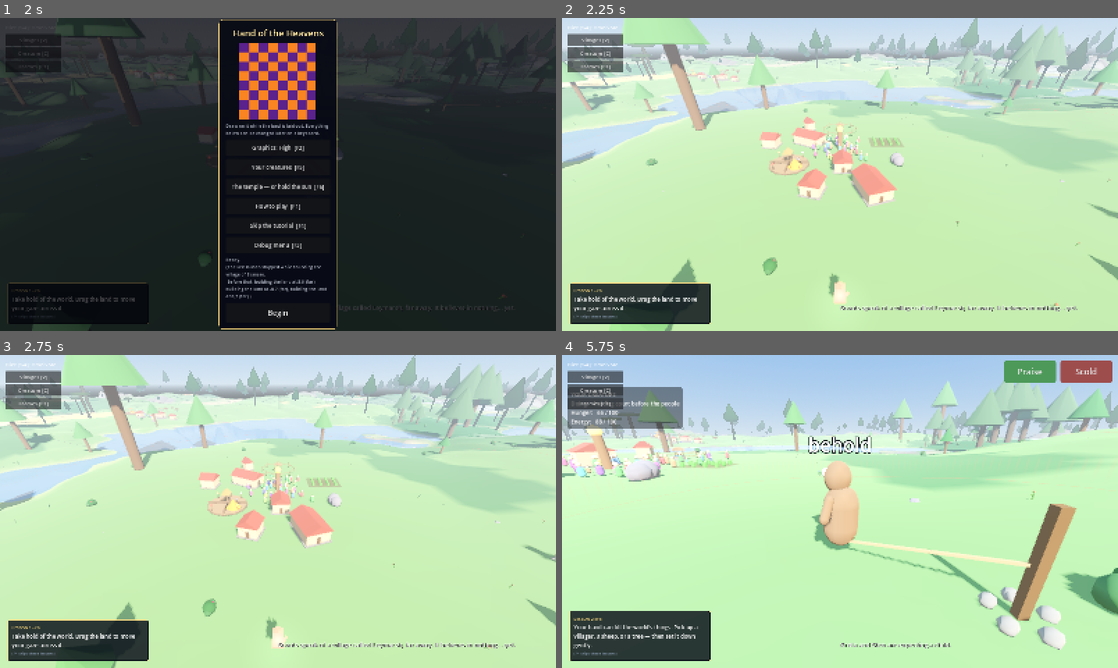
Above: before the commit, frames 1-4 (two rows, left to right).
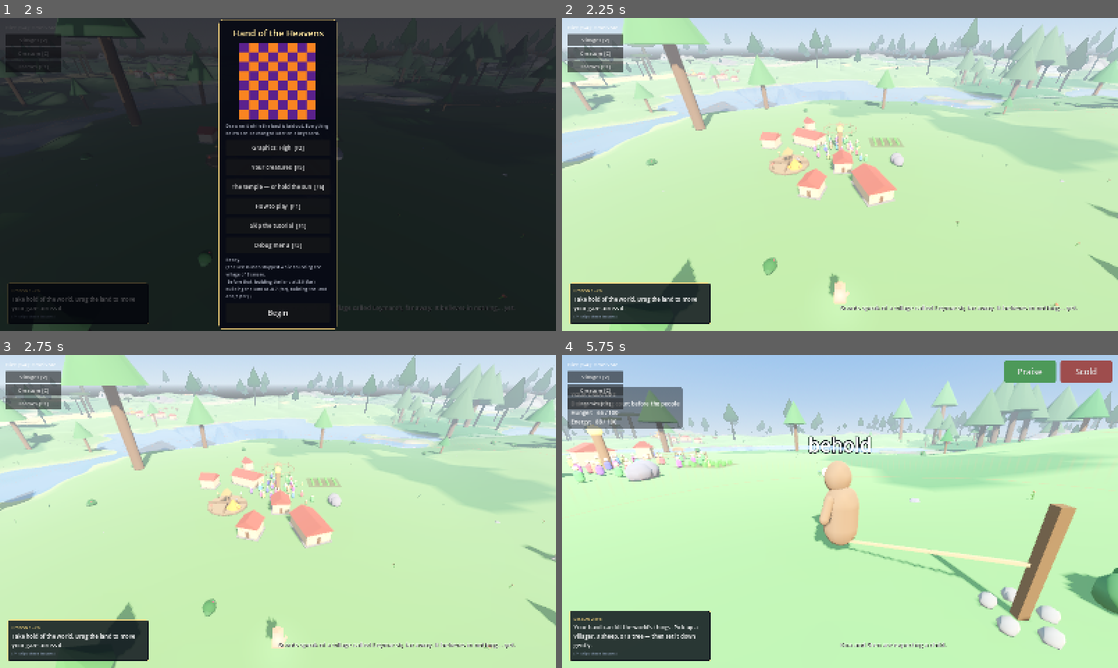
Above: after the commit, the same moments.

Repository: tjloman/tjloman
Game: Godot game, scene res://scenes/main.tscn
Same seed, same stepped clock (60 frames per second), same inputs: the game is played once before the commit and once after it.
Inputs (mouse positions are in pixels of both pictures, inside the frame that each line leads up to):
- Up to frame 1 (2 s): click (239, 183) at 0.52 s; type "Alex" at 0.6 s; click "Begin" at 1.25 s
- Up to frame 2 (2.25 s): click "Begin" at 2 s
- Up to frame 3 (2.75 s): no input
- Up to frame 4 (5.75 s): tap Enter at 2.75 s; move the mouse to (962, 495) at 2.77 s; hold Right 2.78-3.5 s; hold S (cam_back) 2.78-3.5 s; click (962, 495) at 2.92 s; drag from (728, 527) to (812, 574) at 3.52 s; click "Creature [C]" at 4.25 s; move the mouse to (895, 442) at 5.02 s; hold Right from 5.03 s (still down); hold A (cam_left) from 5.03 s (still down)

Frame 1 is identical in both runs. In frame 2, 0.2% of the frame differs, in the area x 26-55%, y 18-46%; in frame 3, 0.3%; in frame 4, 0.8%, in the area x 0-70%, y 25-94%.

Commit message:
Villagers walk without the physics engine
The biggest bill in a town was the villagers, 35-90 ms a frame across
about 1,100 calls, and every one of those calls asked the solver to
slide a capsule across the heightmap with move_and_slide, standing
still included. Villagers collide with nothing but the ground: they
pass through each other and through buildings, and steer round trees
and water themselves.

Walking and standing now live in VillagerFeet. A step is the step:
across, and onto the ground as the chunk drew it (a lookup in the
chunk's own height grid, not a land read). Ground rising faster than
1.5 a metre is refused, which keeps the wall the solver used to be
(a fireball crater's wall is 1.05, so nobody is trapped in one). A
standing villager is set on the ground again only when moved or every
1.5 s. velocity is still written for the pose to read.

The fall is the only move_and_slide left in a villager: thrown or
dropped, they are still a physics body until they land, and the
collision capsule the hand picks them up by is unchanged.

villager.gd keeps one-line _move_toward and _apply_gravity_only, so no
caller changes; moving the walking out leaves it 2,347 lines.
tools/feet.py checks all of the above (break-tested); drowning.py and
land_reads.py follow the walking into VillagerFeet.

Co-Authored-By: Claude Opus 5.5 <noreply@anthropic.com>
Claude-Session: https://claude.ai/code/session_01NqBKfyc5c6bViy6kUi2S7P

Diff:
--- a/scripts/villager/villager.gd
+++ b/scripts/villager/villager.gd
@@ -221,6 +221,11 @@
 var _build_site: House = null
 var _mount: Animal = null
 var _flee_from := Vector3.ZERO
+## Where they were last set on the ground, and when to look again. Driven by
+## VillagerFeet.
+var _placed_xz := Vector2.INF
+@warning_ignore("unused_private_class_variable")
+var _reseat_in := 0.0
 var _steady_until := -INF
 ## The water's surface where they stand if it is deep enough to drown in, or
 ## -INF; and when to ask again. Staggered so a town does not ask all at once.
@@ -938,20 +943,11 @@
 func _stick_to_ground() -> void:
 	if state == State.FALLING or state == State.HELD:
 		return
-	var world := _world()
-	if world == null:
-		return
-	# STANDING ON REAL GROUND needs no rescue. The collision is the drawn land,
-	# so a body the solver has on the floor is exactly where it should be; the
-	# read is only for the ones with nothing under them — far out, where the
-	# collision has not streamed in. It was a land read a villager a tick.
-	if is_on_floor():
-		return
-	var h := world.height_at(global_position.x, global_position.z)
-	if global_position.y < h - 0.3:  # tolerance clears resting offsets/mesh dips
-		global_position.y = h
-		if velocity.y < 0.0:
-			velocity.y = 0.0
+	# THEY PUT THEMSELVES ON THE GROUND NOW (see `_step_by`), so this only
+	# catches a villager something else moved — a mount, a wade, a door — and
+	# costs nothing for one that is where it was left.
+	if Vector2(global_position.x, global_position.z) != _placed_xz:
+		VillagerFeet.settle(self)
 
 
 ## True while the villager is en route somewhere (as opposed to working,
@@ -1009,7 +1005,7 @@
 		_ground_check_time = 3.0
 		var world := get_tree().get_first_node_in_group("world_gen") as WorldGen
 		if world != null:
-			var h := world.height_at(global_position.x, global_position.z)
+			var h := world.drawn_height_at(global_position.x, global_position.z)
 			if global_position.y < h - 1.0:
 				global_position.y = h + 0.4
 				velocity = Vector3.ZERO
@@ -1976,49 +1972,11 @@
 ## Movement ------------------------------------------------------------------
 
 ## WALK THERE. `placed` is the caller saying "this is somewhere the town put",
-## which is the only claim that earns the shortcut past the water guard.
+## which is the only claim that earns the shortcut past the water guard. The
+## walking itself is VillagerFeet's.
 func _move_toward(target: Vector3, speed: float, delta: float,
 		arrive := ARRIVE_DIST, placed := false) -> bool:
-	var to_target := target - global_position
-	to_target.y = 0
-	if to_target.length() < arrive:
-		_apply_gravity_only(delta)
-		return true
-	var dir := to_target.normalized()
-	# Steer around trees and rocks (but not the one we're walking to).
-	dir = NavField.steer(global_position, dir, 0.4, target)
-	# Villagers cannot swim: route ALONG the shore around open water rather than
-	# stepping in — probing as far as THIS step will carry them, since velocity
-	# is scaled by `_sim_scale` and a body on a coarse clock can stride clean
-	# over a fixed 1.7m probe.
-	#
-	# NOT INSIDE THEIR OWN VILLAGE, THOUGH — see `_both_ends_at_home`.
-	#
-	# AND THE SHORTCUT IS ONLY GOOD FOR GROUND THE TOWN PROVED — which is why
-	# the caller has to say what it is walking to. `at_home` skips the water
-	# probe on the grounds that a village builds on nothing but dry, gently
-	# sloped ground with a dry way to it. That is true of a well, a workshop, a
-	# granary and a build site. It is not true of an animal, a corpse, a joint
-	# of meat or a person, because none of those was PLACED — they are wherever
-	# they ended up, and a drowned animal ends up at the bottom of the water.
-	#
-	# Inside its own circle the town took the shortcut to the meat and walked
-	# in after it, one soul at a time, each drowning leaving another corpse and
-	# another armful of joints in the water to draw the next.
-	if not placed or not VillagerLook.at_home(self, target):
-		dir = NavField.water_route(self, global_position, dir, _world(),
-			maxf(1.7, speed * _sim_scale * 0.05))
-	if dir == Vector3.ZERO:
-		_apply_gravity_only(delta)
-		return false
-	velocity.x = dir.x * speed * _sim_scale
-	velocity.z = dir.z * speed * _sim_scale
-	velocity.y -= GRAVITY * delta
-	move_and_slide()
-	# Bodies are modeled facing +Z, and look_at aims -Z — so look away
-	# from the direction of travel to face it. (Yes, everyone used to moonwalk.)
-	look_at(global_position - Vector3(dir.x, 0, dir.z), Vector3.UP)
-	return false
+	return VillagerFeet.walk(self, target, speed, delta, arrive, placed)
 
 
 ## WOULD WE DROWN STANDING THERE? The same depth the hazard tick kills us at,
@@ -2032,11 +1990,9 @@
 		> DROWN_DEPTH
 
 
+## STANDING, on the ground as it is drawn. See VillagerFeet.
 func _apply_gravity_only(delta: float) -> void:
-	velocity.x = 0
-	velocity.z = 0
-	velocity.y -= GRAVITY * delta
-	move_and_slide()
+	VillagerFeet.stand(self, delta)
 
 
 func _world() -> WorldGen:
--- /dev/null
+++ b/scripts/villager/villager_feet.gd
@@ -0,0 +1,106 @@
+class_name VillagerFeet
+extends RefCounted
+## HOW A VILLAGER GETS ABOUT: walking, standing, and being set on the ground.
+##
+## Moved out of Villager when walking stopped going through the physics engine
+## (see `step_by`), which left villager.gd too near its line limit for the next
+## thing a villager learns to do.
+
+## How steep a villager will walk up, as rise per metre (about 56 degrees), and
+## how often a standing one looks at the ground again. See `step_by`.
+const MOST_CLIMB := 1.5
+const GROUND_RECHECK := 1.5
+
+
+## WALK THERE. `placed` is the caller saying "this is somewhere the town put",
+## which is the only claim that earns the shortcut past the water guard.
+static func walk(who: Villager, target: Vector3, speed: float, delta: float,
+		arrive: float, placed: bool) -> bool:
+	var to_target := target - who.global_position
+	to_target.y = 0
+	if to_target.length() < arrive:
+		stand(who, delta)
+		return true
+	var dir := to_target.normalized()
+	# Steer around trees and rocks (but not the one we're walking to).
+	dir = NavField.steer(who.global_position, dir, 0.4, target)
+	# Villagers cannot swim: route ALONG the shore around open water rather than
+	# stepping in — probing as far as THIS step will carry them, since velocity
+	# is scaled by `_sim_scale` and a body on a coarse clock can stride clean
+	# over a fixed 1.7m probe.
+	#
+	# NOT INSIDE THEIR OWN VILLAGE, THOUGH — see `_both_ends_at_home`.
+	#
+	# AND THE SHORTCUT IS ONLY GOOD FOR GROUND THE TOWN PROVED — which is why
+	# the caller has to say what it is walking to. `at_home` skips the water
+	# probe on the grounds that a village builds on nothing but dry, gently
+	# sloped ground with a dry way to it. That is true of a well, a workshop, a
+	# granary and a build site. It is not true of an animal, a corpse, a joint
+	# of meat or a person, because none of those was PLACED — they are wherever
+	# they ended up, and a drowned animal ends up at the bottom of the water.
+	#
+	# Inside its own circle the town took the shortcut to the meat and walked
+	# in after it, one soul at a time, each drowning leaving another corpse and
+	# another armful of joints in the water to draw the next.
+	if not placed or not VillagerLook.at_home(who, target):
+		dir = NavField.water_route(who, who.global_position, dir, who._world(),
+			maxf(1.7, speed * who._sim_scale * 0.05))
+	if dir == Vector3.ZERO:
+		stand(who, delta)
+		return false
+	# THE STEP IS TAKEN, NOT SIMULATED. See `step_by`. `velocity` is still set
+	# because the pose reads it to tell walking from standing; nothing moves by it.
+	who.velocity = Vector3(dir.x * speed, 0.0, dir.z * speed)
+	if not step_by(who, dir * speed * delta):
+		who.velocity = Vector3.ZERO  # too steep: stand, and let the watchdog re-decide
+		return false
+	# Bodies are modeled facing +Z, and look_at aims -Z — so look away
+	# from the direction of travel to face it. (Yes, everyone used to moonwalk.)
+	who.look_at(who.global_position - Vector3(dir.x, 0, dir.z), Vector3.UP)
+	return false
+
+
+## STANDING. On the ground as it is drawn — asked again only when something has
+## moved them, or every GROUND_RECHECK seconds in case the ground moved instead.
+static func stand(who: Villager, delta: float) -> void:
+	who.velocity = Vector3.ZERO
+	who._reseat_in -= delta
+	if who._reseat_in <= 0.0 \
+			or Vector2(who.global_position.x, who.global_position.z) != who._placed_xz:
+		settle(who)
+
+
+## A STEP ON FOOT, WITHOUT THE PHYSICS ENGINE. Every villager in the world asked
+## the solver to slide a capsule across the heightmap on every tick — hundreds of
+## shape casts a tick for people who collide with nothing but the ground they
+## stand on (they pass through each other and through buildings, and steer round
+## trees and water themselves). So a step is the step: across, and onto the
+## ground as it is drawn, which is what the collision was cut from anyway.
+##
+## THE ONE THING THE SOLVER GAVE THAT IS KEPT: a wall stops you. Ground rising
+## faster than MOST_CLIMB a metre — a crater's side, a bluff — is not walked up;
+## false, and they stand, and the no-progress watchdog sends them elsewhere.
+## A thrown or falling villager is still a physics body; see State.FALLING.
+static func step_by(who: Villager, step: Vector3) -> bool:
+	var world := who._world()
+	var here := who.global_position
+	var to := Vector3(here.x + step.x, here.y, here.z + step.z)
+	var ground := world.drawn_height_at(to.x, to.z) if world != null else to.y
+	var run := Vector2(step.x, step.z).length()
+	if ground - here.y > run * MOST_CLIMB + 0.05:
+		settle(who)
+		return false
+	to.y = ground
+	who.global_position = to
+	who._placed_xz = Vector2(to.x, to.z)
+	who._reseat_in = GROUND_RECHECK
+	return true
+
+
+## Onto the drawn ground, where they stand.
+static func settle(who: Villager) -> void:
+	var world := who._world()
+	if world != null:
+		who.global_position.y = world.drawn_height_at(who.global_position.x, who.global_position.z)
+	who._placed_xz = Vector2(who.global_position.x, who.global_position.z)
+	who._reseat_in = GROUND_RECHECK
Not shown, changed: tools/drowning.py
Not shown, added: tools/feet.py
Not shown, changed: tools/land_reads.py
